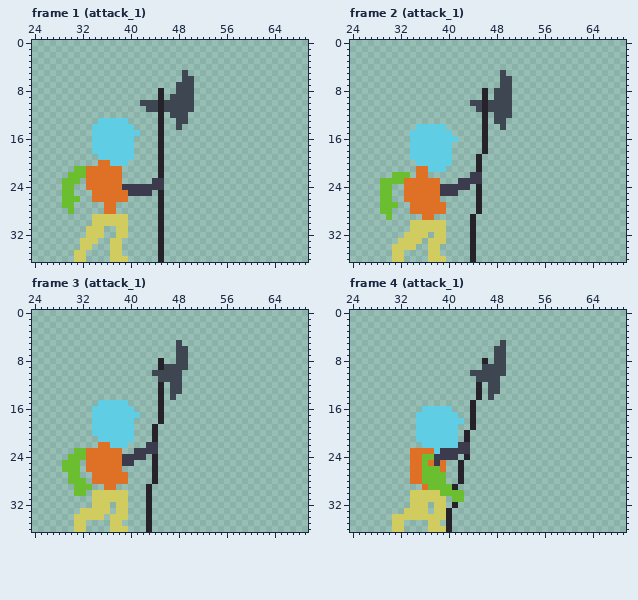
Pixel-art file -- examples/2d_animation_player/assets/skeleton/Skeleton Attack.ase. The first picture shows the starting point.
70x37 pixels, 23 frames. Shown: frame 1 (attack_1): x 24..69, y 0..36; frame 2 (attack_1): x 24..69, y 0..36; frame 3 (attack_1): x 24..69, y 0..36; frame 4 (attack_1): x 24..69, y 0..36. The commit also changed other frames, which this record leaves out.
The same view after the edit:
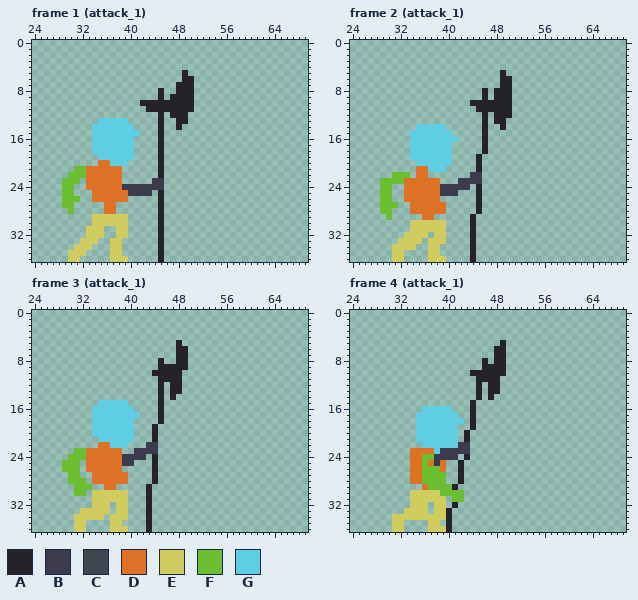
Palette (. is transparent): A #252329  B #3b3b4d  C #3e4652  D #df7126  E #d1cc60  F #6abe30  G #5fcde4
Difference:
--- frame 1 (attack_1), layers "arms", "legs"
@@ x 40..52 @@
  4 .............
- 5 .........C...
- 6 .........CC..
- 7 ........CCC..
- 8 .....A..CCC..
- 9 .....A.CCCC..
-10 ..CCCACCCCC..
-11 ...CCACCCCC..
-12 .....A.CCC...
-13 .....A..CC...
-14 G....A..C....
+ 5 .........A...
+ 6 .........AA..
+ 7 ........AAA..
+ 8 .....A..AAA..
+ 9 .....A.AAAA..
+10 ..AAAAAAAAA..
+11 ...AAAAAAAA..
+12 .....A.AAA...
+13 .....A..AA...
+14 G....A..A....
 15 GG...A.......
@@ x 28..34 @@
 33 ....EEE
-34 ....EE.
-35 ...EE..
-36 ...EE..
+34 ...EEE.
+35 ..EEE..
+36 ..EE...
--- frame 2 (attack_1), layer "arms"
@@ x 42..52 @@
  4 ...........
- 5 .......C...
- 6 .......CC..
- 7 .......CC..
- 8 ....A.CCC..
- 9 ....A.CCC..
-10 ..CCACCCC..
-11 ...CACCCC..
-12 ....A.CCC..
-13 ....A.CC...
-14 ....A..C...
+ 5 .......A...
+ 6 .......AA..
+ 7 .......AA..
+ 8 ....A.AAA..
+ 9 ....A.AAA..
+10 ..AAAAAAA..
+11 ...AAAAAA..
+12 ....A.AAA..
+13 ....A.AA...
+14 ....A..A...
 15 ....A......
--- frame 3 (attack_1), layer "arms"
@@ x 42..51 @@
  4 ..........
- 5 ......C...
- 6 ......CC..
- 7 ......CC..
- 8 ...A..CC..
- 9 ...ACCCC..
-10 ..CCCCC...
-11 ...CCCC...
-12 ...A.CC...
-13 ...A.CC...
-14 ...A.C....
+ 5 ......A...
+ 6 ......AA..
+ 7 ......AA..
+ 8 ...A..AA..
+ 9 ...AAAAA..
+10 ..AAAAA...
+11 ...AAAA...
+12 ...A.AA...
+13 ...A.AA...
+14 ...A.A....
 15 ...A......
--- frame 4 (attack_1), layer "arms"
@@ x 42..51 @@
  4 ..........
- 5 .......C..
- 6 ......CC..
- 7 ......CC..
- 8 ....A.CC..
- 9 ....CCCC..
-10 ..CCCCCC..
-11 ...CCCC...
-12 ...A.CC...
-13 ...A.CC...
-14 ...A.C....
+ 5 .......A..
+ 6 ......AA..
+ 7 ......AA..
+ 8 ....A.AA..
+ 9 ....AAAA..
+10 ..AAAAAA..
+11 ...AAAA...
+12 ...A.AA...
+13 ...A.AA...
+14 ...A.A....
 15 ..A.......
